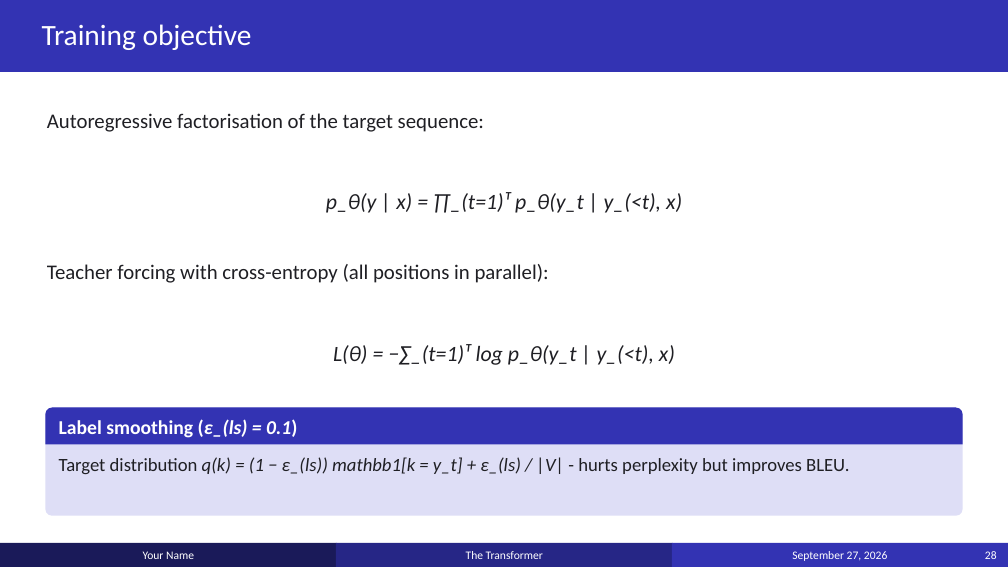
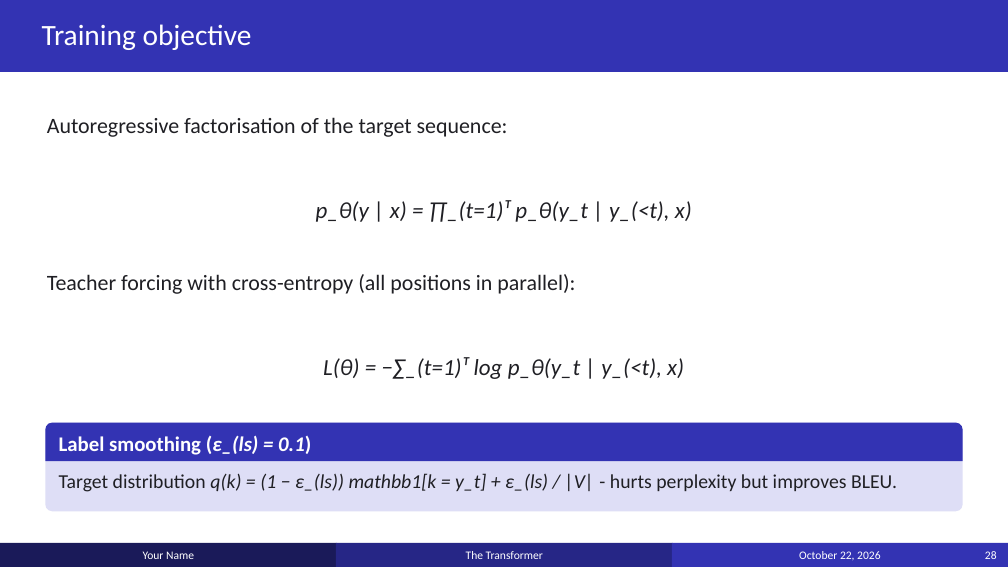
Before and after one commit to anoted/ppt-templated, a slide deck: slide 28 of transformer/transformer.pptx. Drawn at 1008x567 pixels with LibreOffice and Linux fonts; fonts in the diff are those of the drawing. Boxes give left, top, right and bottom in pixels: in the first picture for what was removed or moved away, otherwise in the second. Text is boxed around its words. In the diff, an @@ line names an element or a change of style, - is before the commit and + after.

```diff
--- a/transformer/transformer.pptx
+++ b/transformer/transformer.pptx
@@ text "Autoregressive factorisation of the target ..." at (x1=47, y1=117, x2=508, y2=137): size 19.8 to 20.9 pt @@
@@ text "p_θ(y | x) = ∏_(t=1)ᵀ ..." at (x1=316, y1=200, x2=692, y2=222): size 20.8 to 21.9 pt @@
@@ text "Teacher forcing with cross-entropy (all ..." at (x1=47, y1=274, x2=575, y2=294): size 19.8 to 20.9 pt @@
@@ text "Teacher forcing with cross-entropy (all ..." moved from (x1=47, y1=264, x2=549, y2=283) to (x1=47, y1=274, x2=575, y2=294) @@
@@ text "L(θ) = −∑_(t=1)ᵀ log p_θ(y_t ..." at (x1=323, y1=357, x2=684, y2=379): size 20.8 to 21.9 pt @@
@@ text "L(θ) = −∑_(t=1)ᵀ log p_θ(y_t ..." moved from (x1=333, y1=344, x2=675, y2=365) to (x1=323, y1=357, x2=684, y2=379) @@
@@ rounded rectangle "Target distribution q(k) = (1 ..." resized from (x1=45, y1=408, x2=963, y2=516) to (x1=45, y1=423, x2=963, y2=511) @@
@@ rounded rectangle "Target distribution q(k) = (1 ..." at (x1=45, y1=423, x2=963, y2=511): size 17.8 to 18.8 pt; proportions changed @@
@@ round same rect "Label smoothing (ε_(ls) = 0.1)" moved from (x1=45, y1=408, x2=963, y2=445) to (x1=45, y1=423, x2=963, y2=461) @@
@@ round same rect "Label smoothing (ε_(ls) = 0.1)" at (x1=45, y1=423, x2=963, y2=461): size 18.7 to 19.7 pt; proportions changed @@
@@ text in rectangle at (x1=799, y1=551, x2=880, y2=560): text changed @@
-September 27, 2026
+October 22, 2026
```
Also in this commit, not shown: 34 other slides changed, 17 other files.
